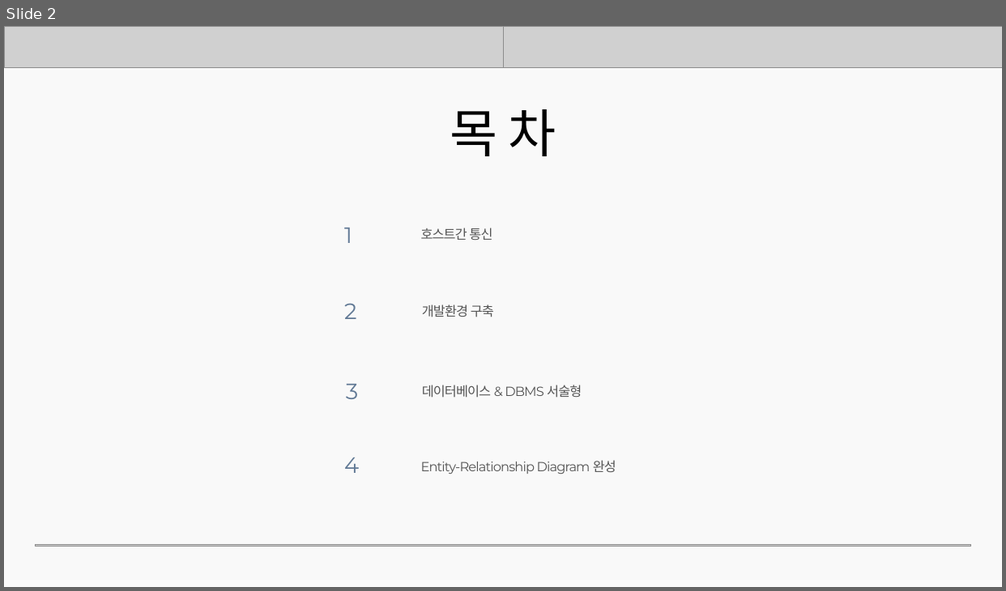
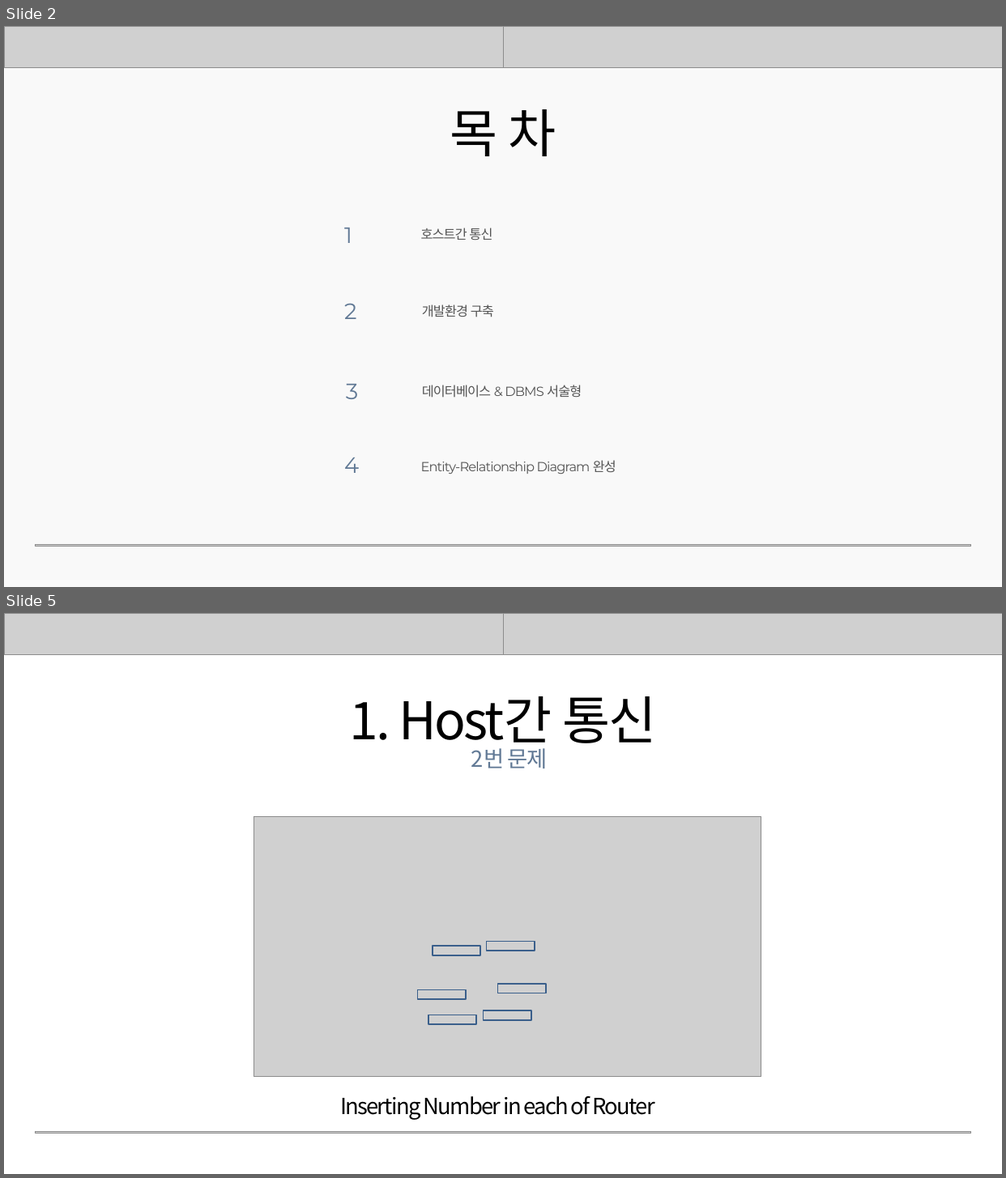
Before and after one commit to rombird/LEELEELIM, a slide deck: 응용SW기초기술활용.pptx. Shown one above the other, each under a label of ours: slide 2 before the commit, slides 2 and 5 after it; the slides between them are not shown. The pictures are 1006x591 and 1006x1178 pixels, drawn with LibreOffice and Linux fonts; fonts in the diff are those of the drawing; grey boxes stand for pictures; background and template pictures are left out. Boxes give left, top, right and bottom in pixels: in the first picture for what was removed or moved away, otherwise in the second. Text is boxed around its words. In the diff, an @@ line names an element or a change of style, - is before the commit and + after.

```diff
--- a/응용SW기초기술활용.pptx
+++ b/응용SW기초기술활용.pptx
@@ slide 5 added at [4, 613, 1002, 1174], background #FFFFFF @@
@@ picture added at [4, 613, 1002, 654] @@
@@ picture added at [503, 613, 1002, 654] @@
@@ text added at [350, 696, 657, 752], 75 pt, text #000000 @@
+1. Host간 통신
@@ text added at [471, 748, 548, 769], 32 pt, text #617995 @@
+2번 문제
@@ picture added at [253, 816, 761, 1076] @@
@@ rectangle added at [432, 946, 480, 956], outline #3A5F8C 2 pt @@
@@ rectangle added at [487, 941, 535, 951], outline #3A5F8C 2 pt @@
@@ rectangle added at [418, 990, 466, 999], outline #3A5F8C 2 pt @@
@@ rectangle added at [497, 984, 545, 993], outline #3A5F8C 2 pt @@
@@ rectangle added at [428, 1015, 476, 1024], outline #3A5F8C 2 pt @@
@@ rectangle added at [483, 1012, 530, 1020], outline #3A5F8C 2 pt @@
@@ text added at [340, 1097, 654, 1120], 32 pt, text #000000 @@
+Inserting Number in each of Router
@@ picture added at [35, 1132, 970, 1133] @@
```
Also in this commit, not shown: 14 slides changed, 8 other slides added.
